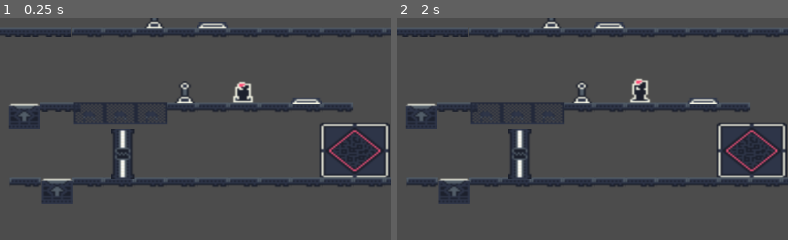
Above: before the commit, frames 1-2 (left to right).
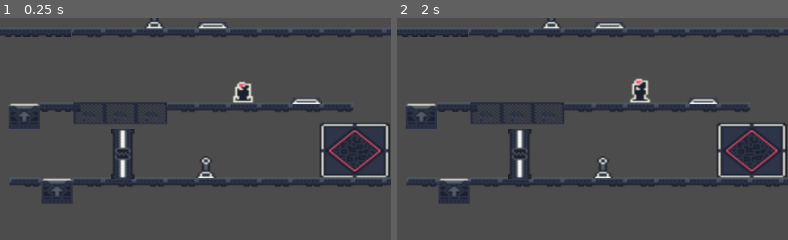
Above: after the commit, the same moments.

Repository: JuanG10/minion3
Game: Godot game, scene res://escenas/niveles/Nivel 3.tscn
The game is run twice, just before and just after one commit, with the same random seed, the same clock (stepped at 60 frames per second) and the same inputs. This scene is started directly instead of the project's main scene.
Inputs:
- Up to frame 1 (0.25 s): no input
- Up to frame 2 (2 s): tap Enter at 0.5 s; hold Right (ui_right) from 0.53 s (still down); tap X (Accionar_palanca) at 0.6 s; tap Up (ui_up) at 0.77, 1.52 s; tap Space (Impulso) at 1.35 s
The pictures show only the part of the screen within x 2-52%, y 23-73%; the shares and areas given below are measured in that part.

The runs differ from the first frame. In frame 1, 0.4% of the frame differs, in the area x 44-56%, y 28-73%; in frame 2, 0.4%.

Commit message:
parcheDia0

Diff:
--- a/escenas/niveles/Nivel 1.tscn
+++ b/escenas/niveles/Nivel 1.tscn
@@ -446,7 +446,7 @@
 id = 2
 
 [node name="Rejilla" parent="." instance=ExtResource( 4 )]
-position = Vector2( 24.2946, -120.603 )
+position = Vector2( 24.0719, -120.993 )
 activada = true
 id = 3
 
--- a/escenas/niveles/Nivel 3.tscn
+++ b/escenas/niveles/Nivel 3.tscn
@@ -385,7 +385,7 @@
 id = 1
 
 [node name="Palanca6" parent="." instance=ExtResource( 5 )]
-position = Vector2( 106.632, 105.034 )
+position = Vector2( 117.323, 153.143 )
 acciono = "Plataforma_de_salto"
 id = 2
 
